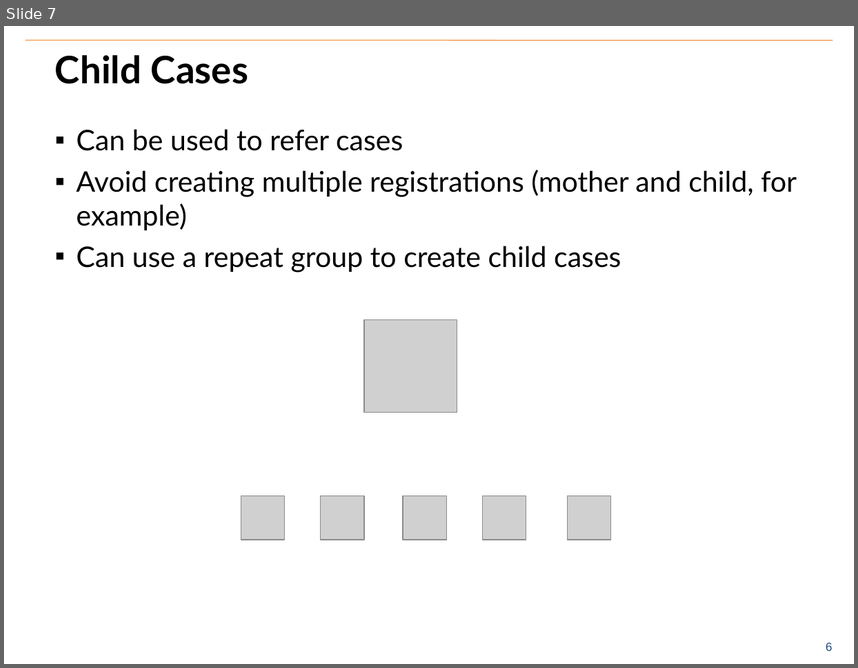
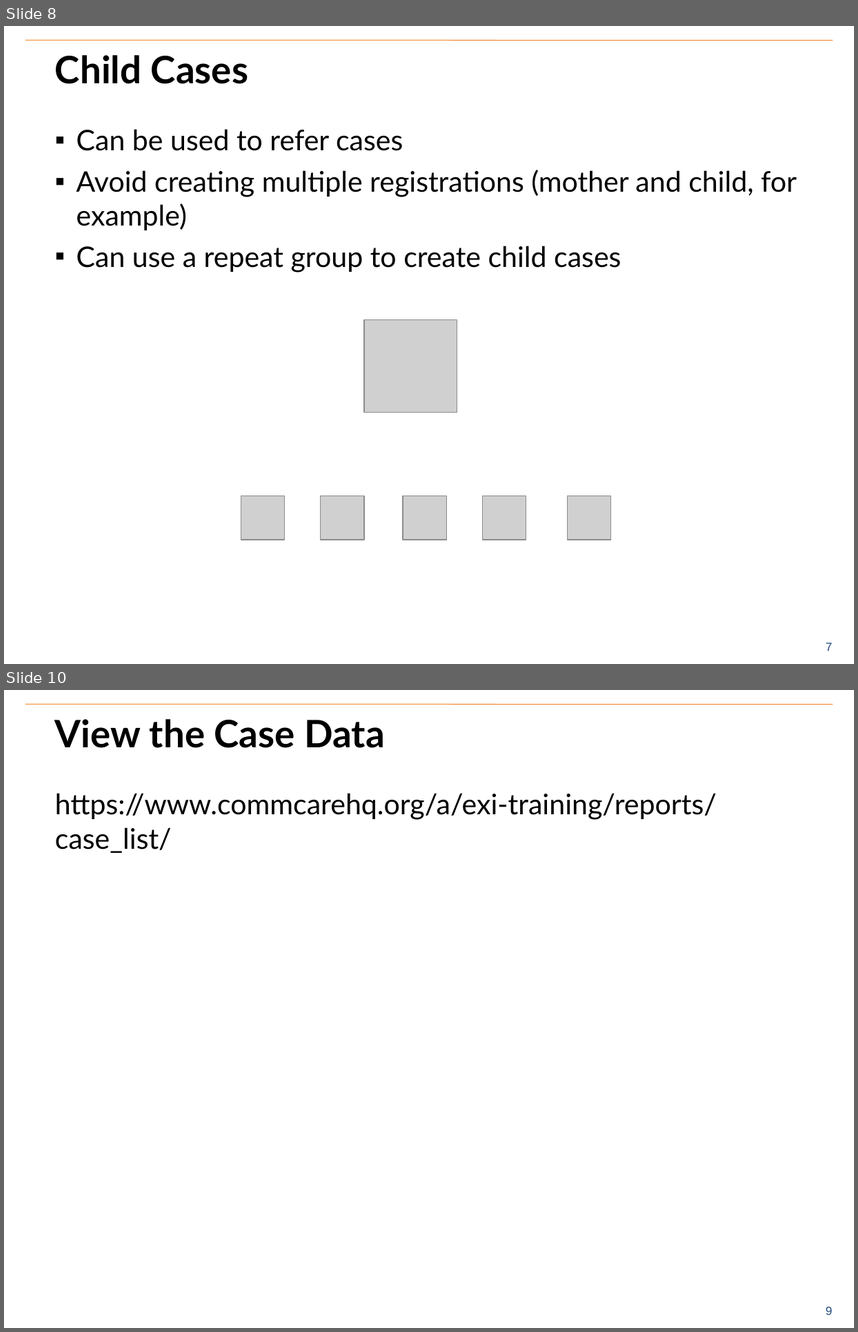
Before and after one commit to benrudolph/exi-training, a slide deck: CaseManagement/case_mgmt.pptx. Shown one above the other, each under a label of ours: slide 7 before the commit, slides 8 and 10 after it; the slides between them are not shown. The pictures are 858x668 and 858x1332 pixels, drawn with LibreOffice and Linux fonts; fonts in the diff are those of the drawing; grey boxes stand for pictures; background and template pictures are left out. Boxes give left, top, right and bottom in pixels: in the first picture for what was removed or moved away, otherwise in the second. Text is boxed around its words. In the diff, an @@ line names an element or a change of style, - is before the commit and + after.

Commit message:
Case Management Updates

```diff
--- a/CaseManagement/case_mgmt.pptx
+++ b/CaseManagement/case_mgmt.pptx
@@ slide 10 added at (4, 690, 854, 1328), background #FFFFFF; not listed: 2 template elements that a slide beside it also shows @@
@@ title added at (55, 719, 385, 748), 32 pt, text #000000, bold @@
+View the Case Data
@@ text added at (55, 793, 717, 853), 24 pt, text #000000 @@
+https://www.commcarehq.org/a/exi-training/reports/case_list/
@@ what was slide 7 is now slide 8 @@
@@ page number at (826, 642, 833, 650): text changed @@
-6
+7
```
Also in this commit, not shown: 1 slide changed, 5 other slides added, 1 slide removed.
